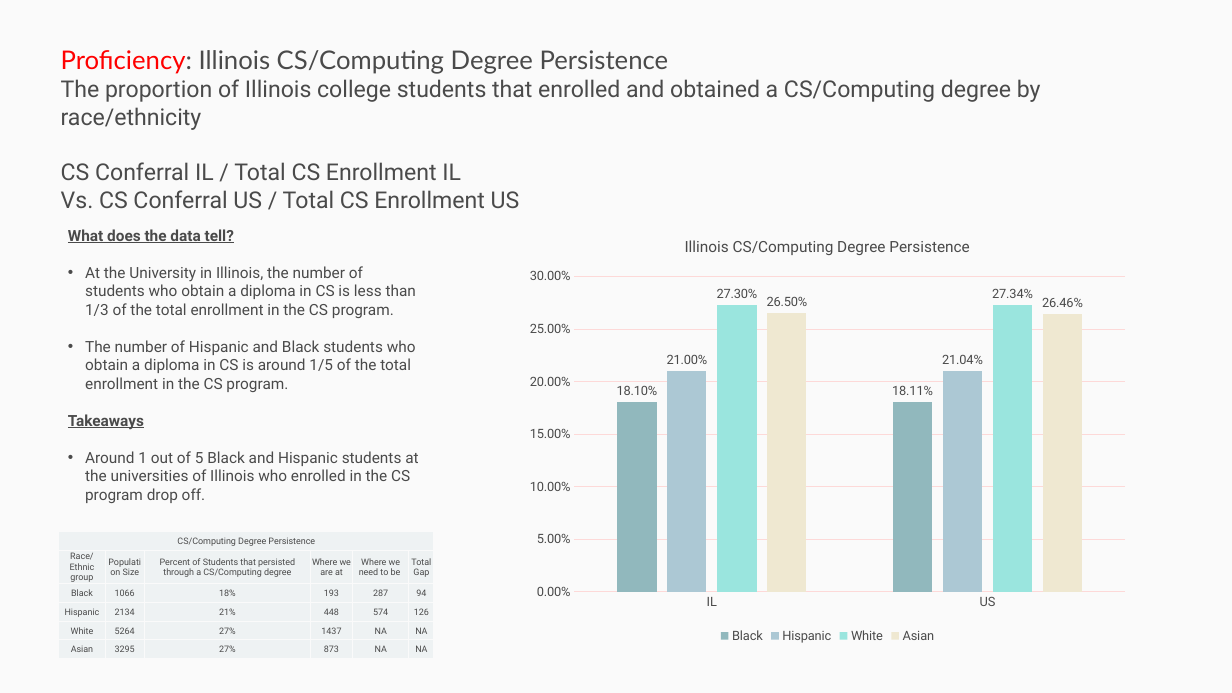
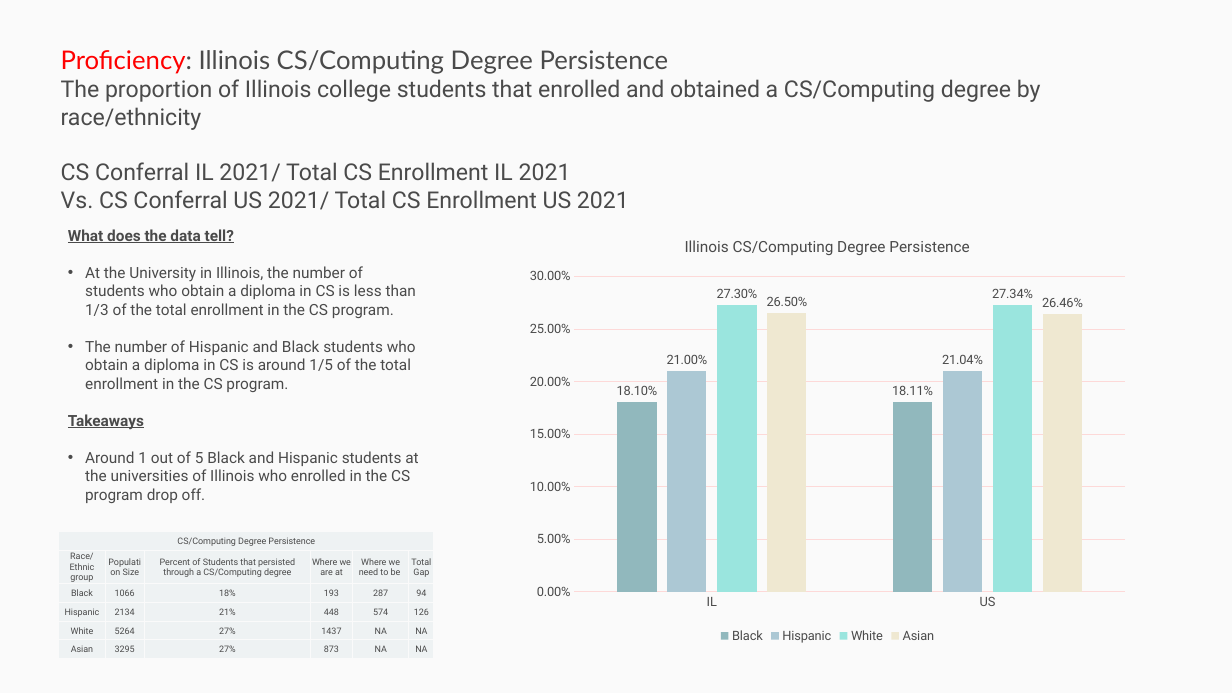
Before and after one commit to p33chicago/P33-DEI-dashboard-project, a slide deck: slide 21 of docs/Deep diving plots.pptx. Drawn at 1232x693 pixels with LibreOffice and Linux fonts; fonts in the diff are those of the drawing. Boxes give left, top, right and bottom in pixels: in the first picture for what was removed or moved away, otherwise in the second. Text is boxed around its words. In the diff, an @@ line names an element or a change of style, - is before the commit and + after.

```diff
--- a/docs/Deep diving plots.pptx
+++ b/docs/Deep diving plots.pptx
@@ text at [61,162,629,210]: text changed @@
-CS Conferral IL / Total CS Enrollment IL
-Vs. CS Conferral US / Total CS Enrollment US
+CS Conferral IL 2021/ Total CS Enrollment IL 2021
+Vs. CS Conferral US 2021/ Total CS Enrollment US 2021
```
Also in this commit, not shown: 7 other slides changed, 3 other files.
